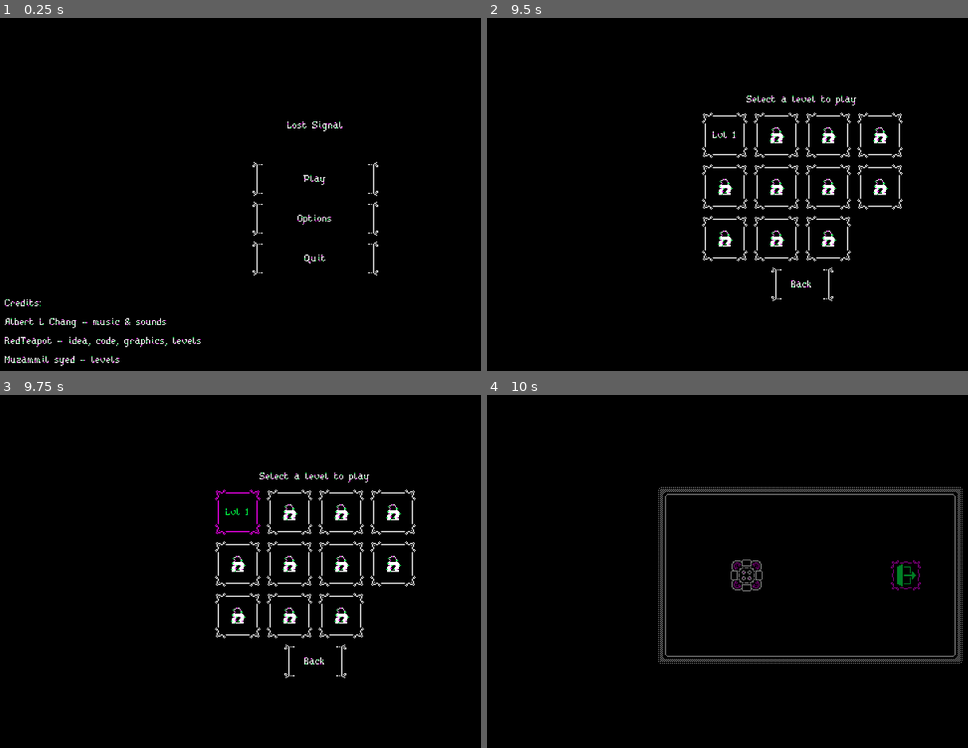
Above: before the commit, frames 1-4 (two rows, left to right).
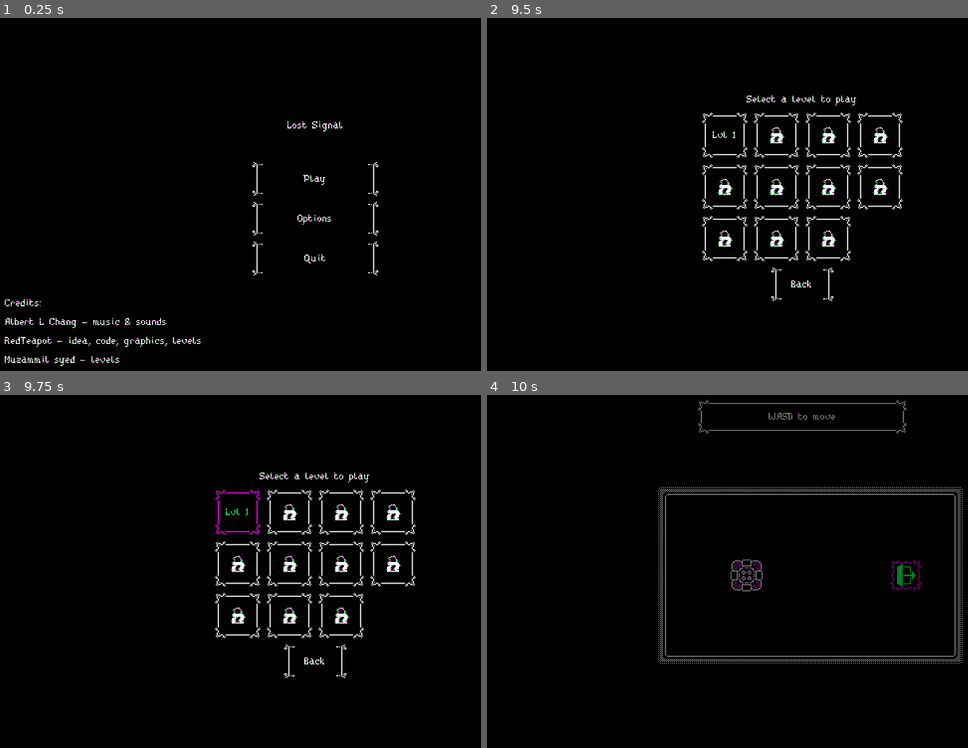
Above: after the commit, the same moments.

Repository: Red-Teapot/LostSignal
Game: Godot game, scene res://menu/menu.tscn
The game is run twice, just before and just after one commit, with the same random seed, the same clock (stepped at 60 frames per second) and the same inputs.
Inputs (mouse positions are in pixels of both pictures, inside the frame that each line leads up to):
- Up to frame 1 (0.25 s): no input
- Up to frame 2 (9.5 s): click "Options" at 0.5 s; click "Reset progress" at 1.25 s; click "W" at 2 s; click "R" at 2.75 s; click "Q" at 3.5 s; click "S" at 4.25 s; click "A" at 5 s; click "D" at 5.75 s; click "Cancel" at 6.5 s; click "Play" at 7.25 s; click "Back" at 8 s; click "Play" at 8.75 s
- Up to frame 3 (9.75 s): tap Enter at 9.5 s; move the mouse to (235, 511) at 9.52 s; hold D (gameplay_right) from 9.53 s (still down); hold Q (gameplay_zoom_out) from 9.53 s (still down); click (235, 511) at 9.67 s
- Up to frame 4 (10 s): keep holding D (gameplay_right); keep holding Q (gameplay_zoom_out)

Frames 1-3 are identical in both runs. In frame 4, 0.4% of the frame differs, in the area x 43-88%, y 1-12%.

Commit message:
Implement controls hints
Close #7

Diff:
--- a/gameplay/camera.gd
+++ b/gameplay/camera.gd
@@ -52,7 +52,10 @@
 	if not track_y:
 		position.y = _center(map_bounds).y
 
-func _enter_tree():
+	if track_x or track_y:
+		$'/root/Gameplay'.call_deferred('show_zoom_out_hint')
+
+func _ready():
 	player = $'/root/Gameplay/Player'
 	map = $'/root/Gameplay/MapHolder'
 	stuck_hint = $'/root/Gameplay/HUD/StuckHint' as StuckHint
@@ -65,6 +68,8 @@
 		target_zoom = zoomout_zoom
 		position = _center(map.bounds)
 		stuck_hint.disappear()
+		if track_x or track_y:
+			$'/root/Gameplay'.hide_zoom_out_hint()
 	else:
 		target_zoom = DEFAULT_ZOOM
 		if track_x:
--- a/gameplay/character.gd
+++ b/gameplay/character.gd
@@ -67,6 +67,7 @@
 		direction_activate.play()
 
 	if arrows_need_update:
+		$'/root/Gameplay'.hide_movement_hint()
 		_update_arrows()
 
 func _check_controls() -> void:
--- a/gameplay/gameplay.gd
+++ b/gameplay/gameplay.gd
@@ -7,14 +7,59 @@
 onready var _direction_activate: AudioStreamPlayer = $'DirectionActivate'
 onready var _direction_reset: AudioStreamPlayer = $'DirectionReset'
 
+onready var _controls_hint: AnimationPlayer = $'HUD/ControlsHint'
+
+var _current_controls_hint: String = ''
+
 func _ready():
+	$'HUD/FadeAnimation/FadeRect'.visible = true
 	Audio.play_music('res://gameplay/main_theme.ogg')
 
 	_fade_animation.play('FadeIn')
 
-	_setLevelNumText(Levels.current_level_idx() + 1)
+	_set_level_num_text(Levels.current_level_idx() + 1)
+	show_movement_hint()
 
-func _setLevelNumText(level_num: int):
+func show_movement_hint():
+	if Hints.movement_hint_shown:
+		return
+
+	var text = str(OS.get_scancode_string(Options.up_key))
+	text += str(OS.get_scancode_string(Options.left_key))
+	text += str(OS.get_scancode_string(Options.down_key))
+	text += str(OS.get_scancode_string(Options.right_key))
+	text += ' to move'
+	_current_controls_hint = 'movement'
+	_show_controls_hint(text)
+
+func hide_movement_hint():
+	if _current_controls_hint == 'movement':
+		Hints.register_movement_hint()
+		_hide_controls_hint()
+
+func show_zoom_out_hint():
+	if Hints.zoom_out_hint_shown:
+		return
+
+	var text = str(OS.get_scancode_string(Options.zoom_out_key))
+	text += ' to zoom out'
+	_current_controls_hint = 'zoom_out'
+	_show_controls_hint(text)
+
+func hide_zoom_out_hint():
+	if _current_controls_hint == 'zoom_out':
+		Hints.register_zoom_out_hint()
+		_hide_controls_hint()
+
+func _show_controls_hint(text: String):
+	_controls_hint.get_node('CenterContainer/Panel/Label').text = text
+	_controls_hint.play('Appear')
+
+func _hide_controls_hint():
+	if _controls_hint.get_node('CenterContainer').visible:
+		_controls_hint.play('Disappear')
+
+func _set_level_num_text(level_num: int):
 	$'LevelNumLabel'.text = 'Lvl %s' % level_num
 
 func _input(event):
--- a/gameplay/gameplay.tscn
+++ b/gameplay/gameplay.tscn
@@ -47,7 +47,62 @@
 }
 
 [sub_resource type="Animation" id=3]
-resource_name = "FadeIn"
+resource_name = "Appear"
+length = 0.2
+tracks/0/type = "value"
+tracks/0/path = NodePath("ControlsHint/CenterContainer:margin_bottom")
+tracks/0/interp = 2
+tracks/0/loop_wrap = true
+tracks/0/imported = false
+tracks/0/enabled = true
+tracks/0/keys = {
+"times": PoolRealArray( 0, 0.2 ),
+"transitions": PoolRealArray( 1, 1 ),
+"update": 0,
+"values": [ 0.0, 44 ]
+}
+tracks/1/type = "value"
+tracks/1/path = NodePath("ControlsHint/CenterContainer:visible")
+tracks/1/interp = 1
+tracks/1/loop_wrap = true
+tracks/1/imported = false
+tracks/1/enabled = true
+tracks/1/keys = {
+"times": PoolRealArray( 0, 0.2 ),
+"transitions": PoolRealArray( 1, 1 ),
+"update": 1,
+"values": [ true, true ]
+}
+
+[sub_resource type="Animation" id=7]
+resource_name = "Disappear"
+length = 0.2
+tracks/0/type = "value"
+tracks/0/path = NodePath("ControlsHint/CenterContainer:margin_bottom")
+tracks/0/interp = 2
+tracks/0/loop_wrap = true
+tracks/0/imported = false
+tracks/0/enabled = true
+tracks/0/keys = {
+"times": PoolRealArray( 0, 0.2 ),
+"transitions": PoolRealArray( 1, 1 ),
+"update": 0,
+"values": [ 44, 0.0 ]
+}
+tracks/1/type = "value"
+tracks/1/path = NodePath("ControlsHint/CenterContainer:visible")
+tracks/1/interp = 1
+tracks/1/loop_wrap = true
+tracks/1/imported = false
+tracks/1/enabled = true
+tracks/1/keys = {
+"times": PoolRealArray( 0, 0.2 ),
+"transitions": PoolRealArray( 1, 1 ),
+"update": 1,
+"values": [ true, false ]
+}
+
+[sub_resource type="Animation" id=5]
 length = 0.5
 tracks/0/type = "value"
 tracks/0/path = NodePath("FadeAnimation/FadeRect:color")
@@ -61,9 +116,20 @@
 "update": 0,
 "values": [ Color( 0, 0, 0, 1 ), Color( 0, 0, 0, 0 ) ]
 }
-
-[sub_resource type="Animation" id=4]
-resource_name = "FadeOut"
+tracks/1/type = "value"
+tracks/1/path = NodePath("FadeAnimation/FadeRect:visible")
+tracks/1/interp = 1
+tracks/1/loop_wrap = true
+tracks/1/imported = false
+tracks/1/enabled = true
+tracks/1/keys = {
+"times": PoolRealArray( 0 ),
+"transitions": PoolRealArray( 1 ),
+"update": 1,
+"values": [ true ]
+}
+
+[sub_resource type="Animation" id=6]
 length = 0.5
 tracks/0/type = "value"
 tracks/0/path = NodePath("FadeAnimation/FadeRect:color")
@@ -91,6 +157,18 @@
 "method": "_restart"
 } ]
 }
+tracks/2/type = "value"
+tracks/2/path = NodePath("FadeAnimation/FadeRect:visible")
+tracks/2/interp = 1
+tracks/2/loop_wrap = true
+tracks/2/imported = false
+tracks/2/enabled = true
+tracks/2/keys = {
+"times": PoolRealArray( 0 ),
+"transitions": PoolRealArray( 1 ),
+"update": 1,
+"values": [ true ]
+}
 
 [node name="Gameplay" type="Node2D"]
 script = ExtResource( 12 )
@@ -184,11 +262,46 @@
 "_edit_use_anchors_": false
 }
 
+[node name="ControlsHint" type="AnimationPlayer" parent="HUD"]
+anims/Appear = SubResource( 3 )
+anims/Disappear = SubResource( 7 )
+script = ExtResource( 7 )
+
+[node name="CenterContainer" type="CenterContainer" parent="HUD/ControlsHint"]
+visible = false
+anchor_right = 0.5
+grow_vertical = 0
+theme = ExtResource( 6 )
+__meta__ = {
+"_edit_use_anchors_": false
+}
+
+[node name="Panel" type="Panel" parent="HUD/ControlsHint/CenterContainer"]
+margin_left = 214.0
+margin_right = 426.0
+margin_bottom = 36.0
+rect_min_size = Vector2( 212, 36 )
+theme = ExtResource( 6 )
+__meta__ = {
+"_edit_use_anchors_": false
+}
+
+[node name="Label" type="Label" parent="HUD/ControlsHint/CenterContainer/Panel"]
+anchor_right = 1.0
+anchor_bottom = 1.0
+text = "This should be a label"
+align = 1
+valign = 1
+__meta__ = {
+"_edit_use_anchors_": false
+}
+
 [node name="FadeAnimation" type="AnimationPlayer" parent="HUD"]
-anims/FadeIn = SubResource( 3 )
-anims/FadeOut = SubResource( 4 )
+anims/FadeIn = SubResource( 5 )
+anims/FadeOut = SubResource( 6 )
 
 [node name="FadeRect" type="ColorRect" parent="HUD/FadeAnimation"]
+visible = false
 anchor_right = 1.0
 anchor_bottom = 1.0
 margin_left = -0.5
--- a/options/options.gd
+++ b/options/options.gd
@@ -48,6 +48,7 @@
 
 func _reset_progress():
 	Levels.reset_progress()
+	Hints.reset()
 
 func _get_key_button(button_name: String) -> Button:
 	return get_node('CenterContainer/VBoxContainer/Controls/' + button_name) as Button
--- /dev/null
+++ b/persist/hints.gd
@@ -0,0 +1,40 @@
+extends Node
+
+const SAVE_FILE_PATH = 'user://hints.dat'
+
+var movement_hint_shown: bool = false
+var zoom_out_hint_shown: bool = false
+
+func _init():
+	var save_file = File.new()
+	if not save_file.file_exists(SAVE_FILE_PATH):
+		return
+
+	save_file.open(SAVE_FILE_PATH, File.READ)
+
+	movement_hint_shown = save_file.get_8()
+	zoom_out_hint_shown = save_file.get_8()
+
+	save_file.close()
+
+func register_movement_hint():
+	movement_hint_shown = true
+	_save()
+
+func register_zoom_out_hint():
+	zoom_out_hint_shown = true
+	_save()
+
+func reset():
+	movement_hint_shown = false
+	zoom_out_hint_shown = false
+	_save()
+
+func _save():
+	var save_file = File.new()
+	save_file.open(SAVE_FILE_PATH, File.WRITE)
+
+	save_file.store_8(movement_hint_shown)
+	save_file.store_8(zoom_out_hint_shown)
+
+	save_file.close()
--- a/persist/levels.gd
+++ b/persist/levels.gd
@@ -29,7 +29,7 @@
 func next_level_name():
 	return LEVEL_SEQUENCE[current_level_idx() + 1]
 
-func _ready():
+func _init():
 	for i in range(len(LEVEL_SEQUENCE)):
 		LEVEL_NAME_TO_IDX[LEVEL_SEQUENCE[i]] = i
 
--- a/persist/options.gd
+++ b/persist/options.gd
@@ -16,7 +16,7 @@
 var zoom_out_key: int = KEY_Q
 var restart_key: int = KEY_R
 
-func _ready():
+func _init():
 	_load()
 	_apply()
 
@@ -44,7 +44,7 @@
 	if not save_file.file_exists(SAVE_FILE_PATH):
 		return
 
-	save_file.open('user://options.dat', File.READ)
+	save_file.open(SAVE_FILE_PATH, File.READ)
 
 	music_volume = save_file.get_8()
 	sounds_volume = save_file.get_8()
--- a/project.godot
+++ b/project.godot
@@ -53,6 +53,7 @@
 Options="*res://persist/options.gd"
 Levels="*res://persist/levels.gd"
 Audio="*res://misc/audio.gd"
+Hints="*res://persist/hints.gd"
 
 [display]
 
Not shown: 1 places in gameplay/gameplay.tscn that only renumber resources
